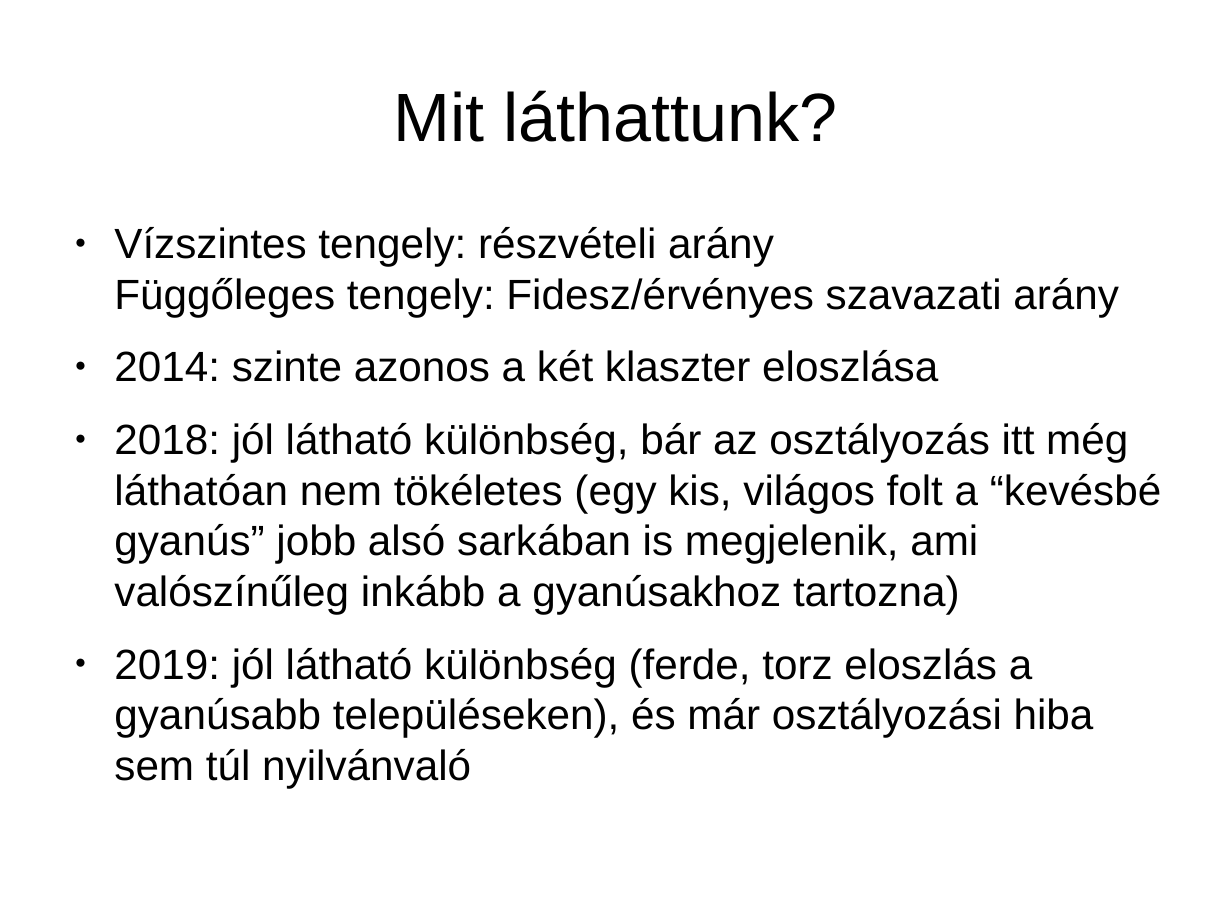
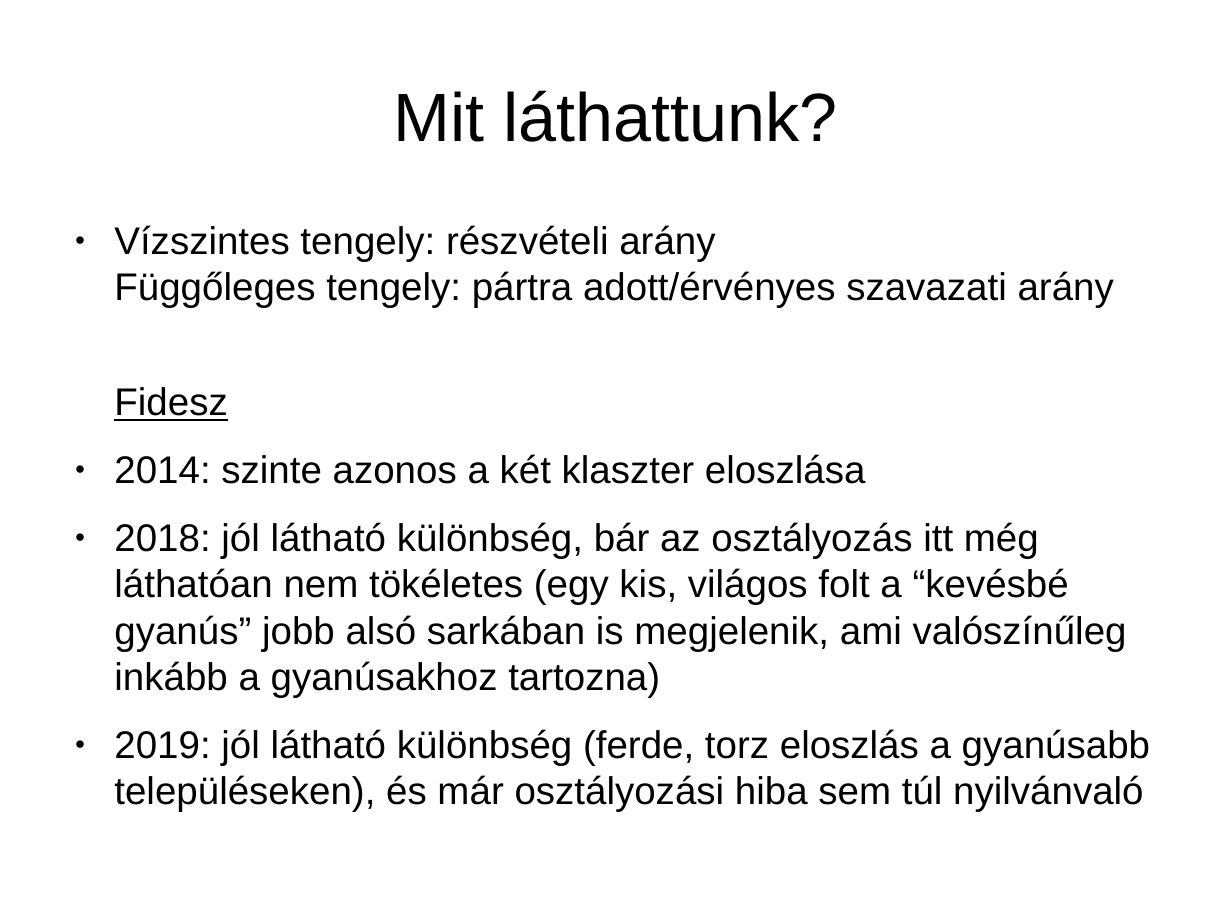
Before and after one commit to brezniczky/ep_elections_2019_hun, a slide deck: slide 9 of slides/hun/slides.odp (slide 10 before the commit). Drawn at 1232x924 pixels with LibreOffice and Linux fonts; fonts in the diff are those of the drawing. Boxes give left, top, right and bottom in pixels: in the first picture for what was removed or moved away, otherwise in the second. Text is boxed around its words. In the diff, an @@ line names an element or a change of style, - is before the commit and + after.

```diff
--- a/slides/hun/slides.odp
+++ b/slides/hun/slides.odp
@@ text at box(114, 225, 1114, 421): text changed; size 27.2 to 24.8 pt @@
-● Vízszintes tengely: részvételi arány
-  Függőleges tengely: Fidesz/érvényes szavazati arány
+● Vízszintes tengely: részvételi arány
+  Függőleges tengely: pártra adott/érvényes szavazati arány
+Fidesz
@@ text at box(114, 454, 1150, 812): size 27.2 to 24.8 pt in "2014: szinte azonos a két klaszter eloszlása", "2018: jól látható különbség, bár az osztályozás ...", "2019: jól látható különbség (ferde, torz eloszlás ..." @@
```
Also in this commit, not shown: 3 other slides changed, 12 slides added, 1 slide removed, 1 other file.
